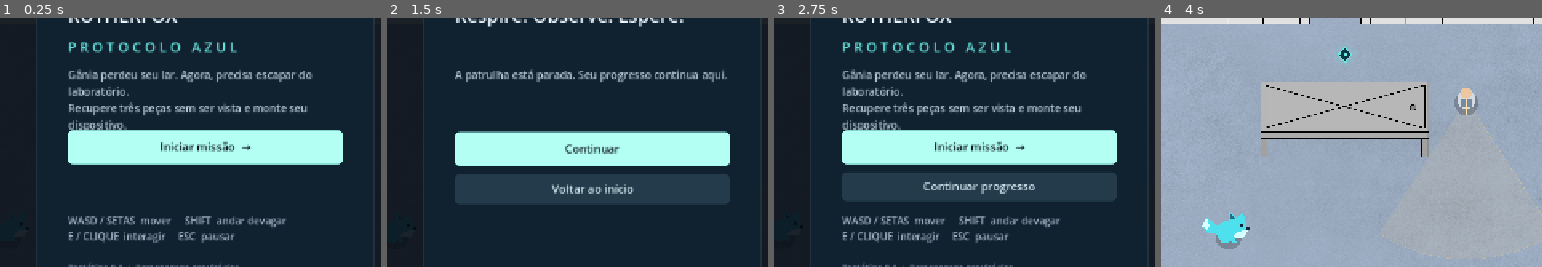
Above: before the commit, frames 1-4 (left to right).
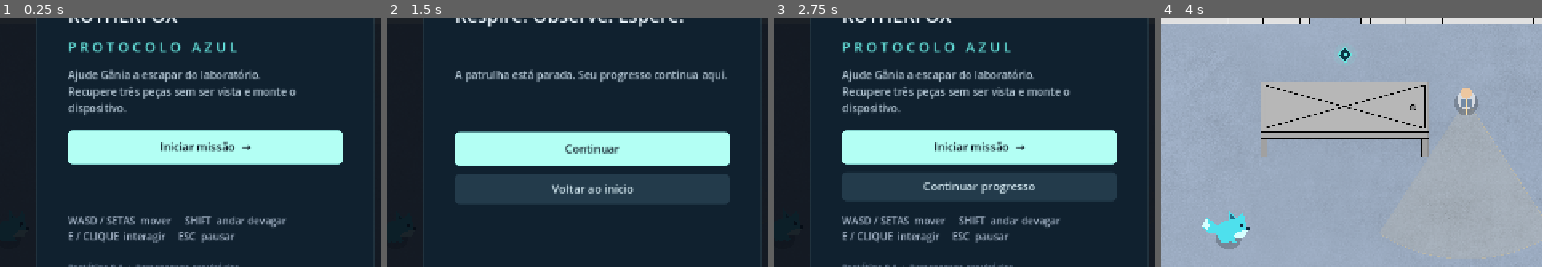
Above: after the commit, the same moments.

Repository: SouBeatrizKaroline/Game_RutherFox
Game: Godot game, scene res://scenes/main.tscn
Same seed, same stepped clock (60 frames per second), same inputs: the game is played once before the commit and once after it.
Inputs (mouse positions are % of the whole screen's width and height, from its top left):
- Up to frame 1 (0.25 s): no input
- Up to frame 2 (1.5 s): click "Iniciar missão →" at 0.5 s; click "II" at 1.25 s
- Up to frame 3 (2.75 s): click "Voltar ao início" at 2 s
- Up to frame 4 (4 s): click "Iniciar missão →" at 2.75 s; move the mouse to (73, 45) at 3.52 s; hold D (right) from 3.53 s (still down); hold E (interact) from 3.53 s (still down); click (73, 45) at 3.67 s
The pictures show only the part of the screen within x 23-73%, y 34-84%; the shares and areas given below are measured in that part.

The runs differ from the first frame. In frame 1, 3.9% of the frame differs, in the area x 17-83%, y 20-45%; in frame 2, nothing differs; in frame 3, 3.9%; in frame 4, nothing differs.

Commit message:
Encurta instrucoes iniciais para manter espacamento

Diff:
--- a/scripts/main.gd
+++ b/scripts/main.gd
@@ -230,7 +230,7 @@
 func _show_menu() -> void:
 	state = State.MENU
 	_enable_world(false)
-	_panel("ARCADE AGE  /  NOVA BASE JOGÁVEL", "RUTHERFOX", "Gânia perdeu seu lar. Agora, precisa escapar do laboratório.\nRecupere três peças sem ser vista e monte seu dispositivo.")
+	_panel("ARCADE AGE  /  NOVA BASE JOGÁVEL", "RUTHERFOX", "Ajude Gânia a escapar do laboratório.\nRecupere três peças sem ser vista e monte o dispositivo.")
 	_label(overlay,"P R O T O C O L O   A Z U L",Vector2(420,302),22,MINT)
 	_button(overlay,"Iniciar missão  →",Vector2(420,451),Vector2(440,54),start_new)
 	if not _read_save().is_empty():
Binary file changed: docs/gameplay.png
Binary file changed: docs/lab2.png
Binary file changed: docs/menu.png
Binary file changed: docs/storage.png
